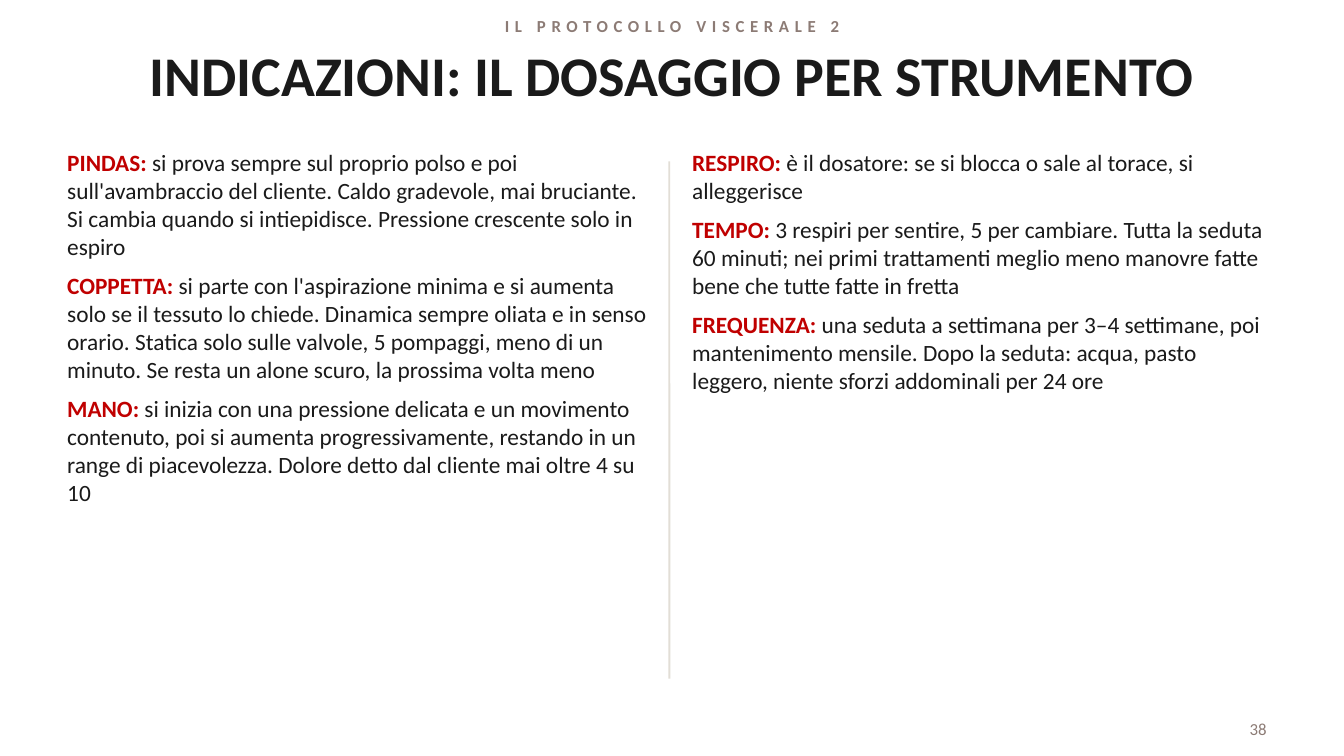
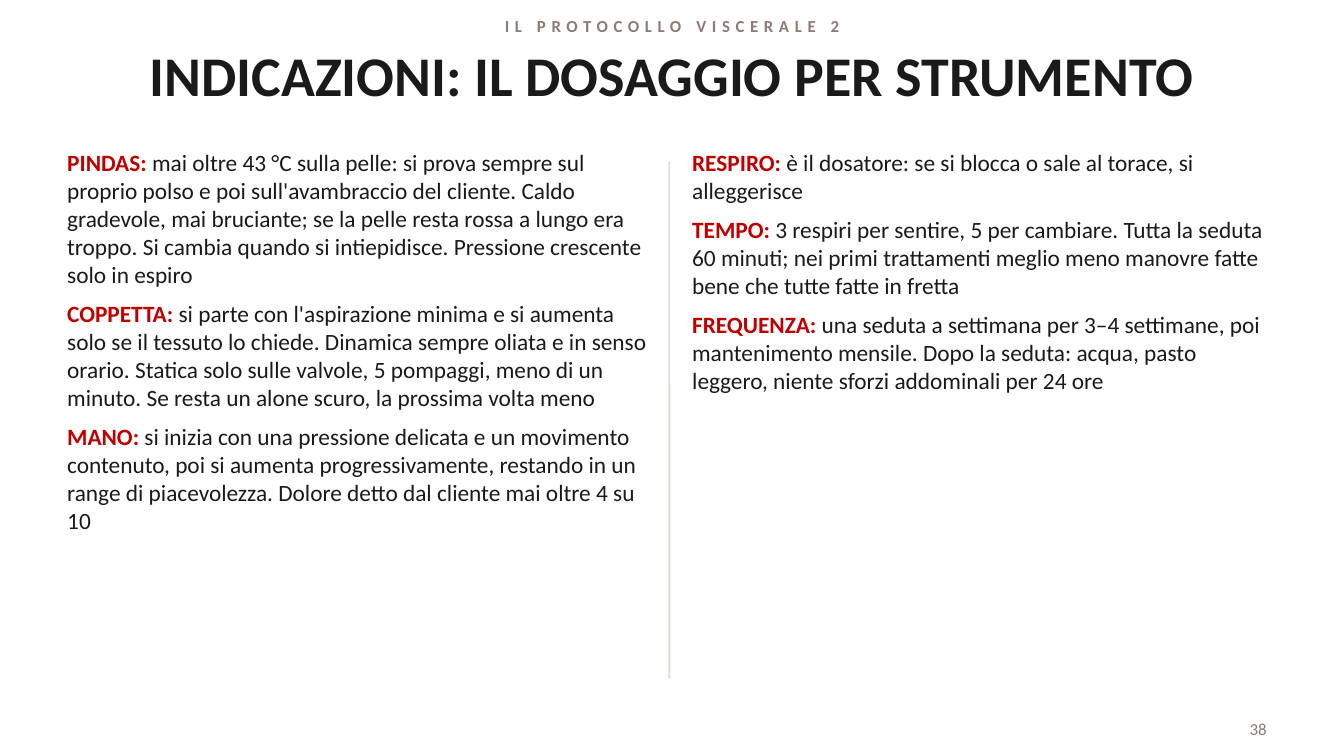
Before and after one commit to davidemcb/kinesiologia-studio, a slide deck: slide 38 of formazione/dispense/viscerale-2-livello.pptx. Drawn at 1344x756 pixels with LibreOffice and Linux fonts; fonts in the diff are those of the drawing. Boxes give left, top, right and bottom in pixels: in the first picture for what was removed or moved away, otherwise in the second. Text is boxed around its words. In the diff, an @@ line names an element or a change of style, - is before the commit and + after.

```diff
--- a/formazione/dispense/viscerale-2-livello.pptx
+++ b/formazione/dispense/viscerale-2-livello.pptx
@@ text at [67, 154, 641, 287]: text changed @@
-• PINDAS: si prova sempre sul proprio polso e poi sull'avambraccio del cliente. Caldo gradevole, mai bruciante. Si cambia quando si intiepidisce. Pressione crescente solo in espiro
+• PINDAS: mai oltre 43 °C sulla pelle: si prova sempre sul proprio polso e poi sull'avambraccio del cliente. Caldo gradevole, mai bruciante; se la pelle resta rossa a lungo era troppo. Si cambia quando si intiepidisce. Pressione crescente solo in espiro
```
Also in this commit, not shown: 10 other slides changed, 1 other file.
